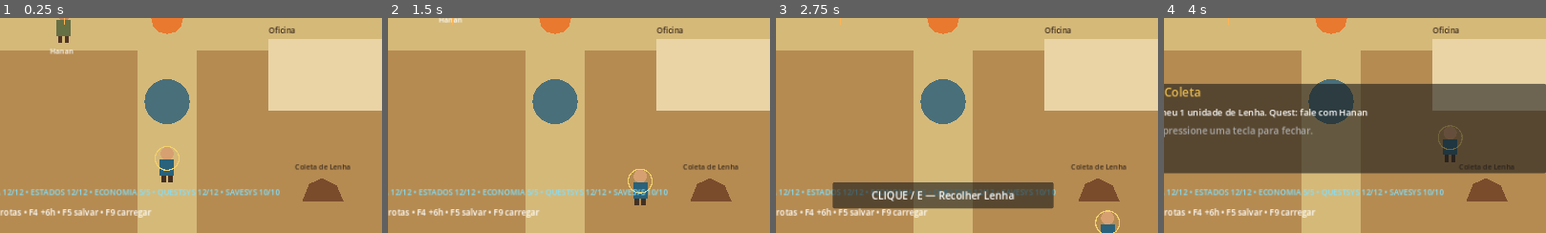
Above: before the commit, frames 1-4 (left to right).
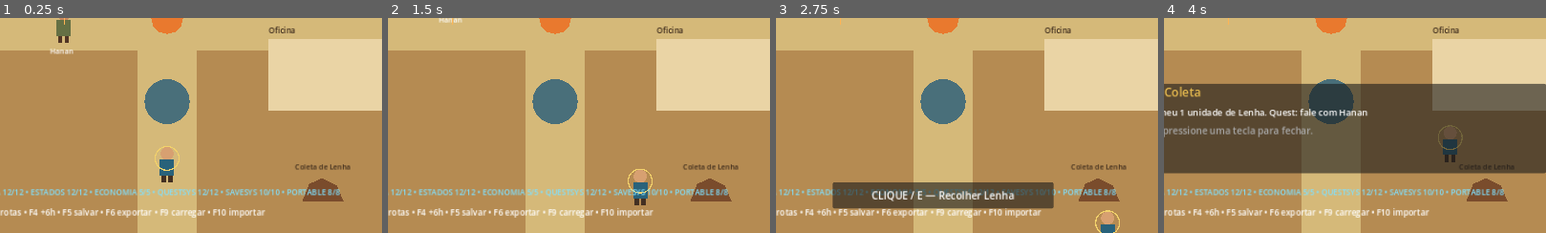
Above: after the commit, the same moments.

Repository: heitoribeiro/cronicas-da-promessa-web
Game: Godot game, scene res://scenes/main.tscn
Same seed, same stepped clock (60 frames per second), same inputs: the game is played once before the commit and once after it.
Inputs (mouse positions are % of the whole screen's width and height, from its top left):
- Up to frame 1 (0.25 s): no input
- Up to frame 2 (1.5 s): tap Enter at 0.5 s; move the mouse to (72, 45) at 0.52 s; hold D 0.53-1.28 s; tap E at 0.6, 1.35 s; click (72, 45) at 0.67 s; move the mouse to (30, 55) at 1.27 s; hold S from 1.28 s (still down)
- Up to frame 3 (2.75 s): move the mouse to (60, 28) at 2.02 s; release S at 2.03 s; hold D from 2.03 s (still down); tap E at 2.1 s
- Up to frame 4 (4 s): move the mouse to (45, 70) at 2.77 s; release D at 2.78 s; hold W 2.78-3.53 s; tap E at 2.85, 3.6 s; click (45, 70) at 2.92 s; move the mouse to (80, 65) at 3.52 s; hold A from 3.53 s (still down)
The pictures show only the part of the screen within x 28-78%, y 50-100%; the shares and areas given below are measured in that part.

The runs differ from the first frame. In frame 1, 1.1% of the frame differs, in the area x 29-89%, y 79-93%; in frame 2, 1.1%; in frame 3, 1.1%; in frame 4, 1.1%.

Commit message:
feat: add portable save export import with integrity validation

Diff:
--- a/summer-prototype/scripts/main.gd
+++ b/summer-prototype/scripts/main.gd
@@ -27,17 +27,24 @@
 var economy_self_test_summary := "ECONOMIA: aguardando autoteste"
 var quest_self_test_summary := "QUEST: aguardando autoteste"
 var save_self_test_summary := "SAVE: aguardando autoteste"
+var portable_self_test_summary := "PORTABLE: aguardando autoteste"
 var clock_label: Label
 var routine_label: Label
 var resource_label: Label
 var inventory_label: Label
 var quest_label: Label
 var save_status_label: Label
+var export_dialog: FileDialog
+var import_dialog: FileDialog
 var active_interaction_target := ""
 var active_dialogue_npc: PrototypeNPC
 
 const MANUAL_SAVE_PATH := "user://cronicas_promessa_manual_save.json"
 const AUTOSAVE_PATH := "user://cronicas_promessa_autosave.json"
+const PORTABLE_SAVE_FORMAT := "cronicas-da-promessa-save"
+const PORTABLE_FORMAT_VERSION := 1
+const PORTABLE_EXTENSION := ".cdpsave"
+const PORTABLE_DEFAULT_FILENAME := "cronicas-da-promessa.cdpsave"
 const RESOURCE_CAP := 20
 const PLAYER_RESOURCE_CAP := 8
 const WELL_POSITION := Vector2(640, 500)
@@ -95,7 +102,9 @@
 	_run_economy_self_tests()
 	_run_player_quest_self_tests()
 	_run_save_self_tests()
+	_run_portable_self_tests()
 	_build_ui()
+	_setup_transfer_dialogs()
 	_spawn_player()
 	_spawn_hanan()
 	_spawn_additional_npcs()
@@ -167,8 +176,16 @@
 			_save_game("manual", MANUAL_SAVE_PATH)
 			get_viewport().set_input_as_handled()
 			return
+		if key_event.pressed and not key_event.echo and key_event.keycode == KEY_F6:
+			_open_export_dialog()
+			get_viewport().set_input_as_handled()
+			return
 		if key_event.pressed and not key_event.echo and key_event.keycode == KEY_F9:
 			_load_game(MANUAL_SAVE_PATH, "manual")
+			get_viewport().set_input_as_handled()
+			return
+		if key_event.pressed and not key_event.echo and key_event.keycode == KEY_F10:
+			_open_import_dialog()
 			get_viewport().set_input_as_handled()
 			return
 		if key_event.pressed and not key_event.echo and key_event.keycode == KEY_E:
@@ -812,9 +829,7 @@
 	return true
 
 func _apply_save_payload(payload: Dictionary) -> bool:
-	if int(payload.get("version", 0)) != 1:
-		return false
-	if not payload.has("player_inventory") or not payload.has("camp_resources"):
+	if not _is_save_payload_compatible(payload):
 		return false
 
 	game_minutes = float(payload.get("game_minutes", game_minutes))
@@ -890,6 +905,176 @@
 	save_self_test_summary = "SAVESYS %d/%d" % [passed, checks.size()]
 	print("[SAVETEST] ", save_self_test_summary)
 
+func _setup_transfer_dialogs() -> void:
+	export_dialog = FileDialog.new()
+	export_dialog.title = "Exportar save portátil"
+	export_dialog.file_mode = FileDialog.FILE_MODE_SAVE_FILE
+	export_dialog.access = FileDialog.ACCESS_FILESYSTEM
+	export_dialog.filters = PackedStringArray(["*%s ; Crônicas da Promessa Save" % PORTABLE_EXTENSION])
+	export_dialog.current_file = PORTABLE_DEFAULT_FILENAME
+	export_dialog.file_selected.connect(_on_export_file_selected)
+	add_child(export_dialog)
+
+	import_dialog = FileDialog.new()
+	import_dialog.title = "Importar save portátil"
+	import_dialog.file_mode = FileDialog.FILE_MODE_OPEN_FILE
+	import_dialog.access = FileDialog.ACCESS_FILESYSTEM
+	import_dialog.filters = PackedStringArray(["*%s ; Crônicas da Promessa Save" % PORTABLE_EXTENSION])
+	import_dialog.file_selected.connect(_on_import_file_selected)
+	add_child(import_dialog)
+
+func _open_export_dialog() -> void:
+	if export_dialog == null:
+		return
+	export_dialog.current_file = PORTABLE_DEFAULT_FILENAME
+	export_dialog.popup_centered_ratio(0.72)
+
+func _open_import_dialog() -> void:
+	if import_dialog == null:
+		return
+	import_dialog.popup_centered_ratio(0.72)
+
+func _on_export_file_selected(path: String) -> void:
+	_export_portable_save(path)
+
+func _on_import_file_selected(path: String) -> void:
+	_import_portable_save(path)
+
+func _build_portable_package(payload: Dictionary) -> Dictionary:
+	var payload_json := JSON.stringify(payload)
+	return {
+		"format": PORTABLE_SAVE_FORMAT,
+		"format_version": PORTABLE_FORMAT_VERSION,
+		"payload_json": payload_json,
+		"checksum": payload_json.sha256_text()
+	}
+
+func _validate_portable_package(package: Dictionary) -> Dictionary:
+	if String(package.get("format", "")) != PORTABLE_SAVE_FORMAT:
+		return {"ok": false, "error": "formato desconhecido"}
+	if int(package.get("format_version", 0)) != PORTABLE_FORMAT_VERSION:
+		return {"ok": false, "error": "versão portátil incompatível"}
+
+	var payload_json := String(package.get("payload_json", ""))
+	if payload_json.is_empty():
+		return {"ok": false, "error": "conteúdo ausente"}
+
+	var expected_checksum := String(package.get("checksum", ""))
+	if expected_checksum.is_empty() or payload_json.sha256_text() != expected_checksum:
+		return {"ok": false, "error": "integridade inválida"}
+
+	var parsed_payload = JSON.parse_string(payload_json)
+	if not (parsed_payload is Dictionary):
+		return {"ok": false, "error": "estado do jogo inválido"}
+
+	var payload: Dictionary = parsed_payload
+	if not _is_save_payload_compatible(payload):
+		return {"ok": false, "error": "save incompatível"}
+
+	return {"ok": true, "error": "", "payload": payload}
+
+func _is_save_payload_compatible(payload: Dictionary) -> bool:
+	if int(payload.get("version", 0)) != 1:
+		return false
+	if not payload.has("player_inventory") or not (payload.get("player_inventory") is Dictionary):
+		return false
+	if not payload.has("camp_resources") or not (payload.get("camp_resources") is Dictionary):
+		return false
+	if not payload.has("player_position") or not (payload.get("player_position") is Dictionary):
+		return false
+	return true
+
+func _export_portable_save(path: String) -> bool:
+	var export_path := path
+	if not export_path.to_lower().ends_with(PORTABLE_EXTENSION):
+		export_path += PORTABLE_EXTENSION
+
+	var package := _build_portable_package(_build_save_payload())
+	var file := FileAccess.open(export_path, FileAccess.WRITE)
+	if file == null:
+		_set_save_status("Falha ao exportar")
+		print("[PORTABLE] falha ao exportar • ", FileAccess.get_open_error(), " • ", export_path)
+		return false
+
+	file.store_string(JSON.stringify(package, "\t"))
+	file.close()
+	_set_save_status("Save exportado")
+	print("[PORTABLE] exportado • ", export_path)
+	return true
+
+func _import_portable_save(path: String) -> bool:
+	var file := FileAccess.open(path, FileAccess.READ)
+	if file == null:
+		_set_save_status("Falha ao importar")
+		print("[PORTABLE] falha ao abrir • ", FileAccess.get_open_error(), " • ", path)
+		return false
+
+	var parsed_package = JSON.parse_string(file.get_as_text())
+	file.close()
+	if not (parsed_package is Dictionary):
+		_set_save_status("Arquivo portátil inválido")
+		print("[PORTABLE] pacote JSON inválido • ", path)
+		return false
+
+	var validation := _validate_portable_package(parsed_package)
+	if not bool(validation.get("ok", false)):
+		var error_text := String(validation.get("error", "arquivo inválido"))
+		_set_save_status("Importação recusada: %s" % error_text)
+		print("[PORTABLE] importação recusada • ", error_text, " • ", path)
+		return false
+
+	var payload: Dictionary = validation.get("payload", {})
+	if not _apply_save_payload(payload):
+		_set_save_status("Importação recusada")
+		print("[PORTABLE] payload recusado após validação • ", path)
+		return false
+
+	# Após a validação completa, o estado importado passa a ser o save local atual.
+	_save_game("imported", MANUAL_SAVE_PATH)
+	_save_game("imported", AUTOSAVE_PATH)
+	_set_save_status("Save importado e aplicado")
+	print("[PORTABLE] importado • ", path)
+	return true
+
+func _run_portable_self_tests() -> void:
+	var sample := {
+		"version": 1,
+		"game_minutes": 480.0,
+		"player_position": {"x": 444.0, "y": 333.0},
+		"player_inventory": {"agua": 2, "lenha": 1, "materiais": 0, "refeicoes": 0},
+		"camp_resources": {"agua": 5, "lenha": 6, "materiais": 2, "refeicoes": 1},
+		"active_quest_id": FIRST_QUEST_ID,
+		"completed_quest_ids": {}
+	}
+	var package := _build_portable_package(sample)
+	var validation := _validate_portable_package(package)
+
+	var corrupted := package.duplicate(true)
+	corrupted["checksum"] = "checksum-invalido"
+	var corrupted_validation := _validate_portable_package(corrupted)
+
+	var wrong_format := package.duplicate(true)
+	wrong_format["format"] = "outro-jogo"
+	var wrong_format_validation := _validate_portable_package(wrong_format)
+
+	var checks: Array[bool] = [
+		String(package.get("format", "")) == PORTABLE_SAVE_FORMAT,
+		int(package.get("format_version", 0)) == PORTABLE_FORMAT_VERSION,
+		not String(package.get("payload_json", "")).is_empty(),
+		String(package.get("checksum", "")).length() == 64,
+		bool(validation.get("ok", false)),
+		validation.get("payload", {}) is Dictionary,
+		not bool(corrupted_validation.get("ok", true)),
+		not bool(wrong_format_validation.get("ok", true))
+	]
+
+	var passed := 0
+	for check in checks:
+		if check:
+			passed += 1
+	portable_self_test_summary = "PORTABLE %d/%d" % [passed, checks.size()]
+	print("[PORTABLETEST] ", portable_self_test_summary)
+
 func _build_navigation_grid() -> void:
 	navigation_grid.region = Rect2i(0, 0, int(ceil(1280.0 / NAV_CELL_SIZE)), int(ceil(720.0 / NAV_CELL_SIZE)))
 	navigation_grid.cell_size = Vector2(NAV_CELL_SIZE, NAV_CELL_SIZE)
@@ -1058,7 +1243,7 @@
 	add_child(canvas)
 
 	var instructions := Label.new()
-	instructions.text = "Clique: pathfinding • WASD/setas • E interagir • F3 rotas • F4 +6h • F5 salvar • F9 carregar"
+	instructions.text = "Clique: pathfinding • WASD/setas • E interagir • F3 rotas • F4 +6h • F5 salvar • F6 exportar • F9 carregar • F10 importar"
 	instructions.position = Vector2(24, 675)
 	instructions.add_theme_font_size_override("font_size", 14)
 	instructions.add_theme_color_override("font_color", Color.WHITE)
@@ -1111,7 +1296,7 @@
 	canvas.add_child(routine_label)
 
 	navigation_debug_label = Label.new()
-	navigation_debug_label.text = "%s • %s • %s • %s • %s • %s" % [navigation_self_test_summary, routine_self_test_summary, behavior_self_test_summary, economy_self_test_summary, quest_self_test_summary, save_self_test_summary]
+	navigation_debug_label.text = "%s • %s • %s • %s • %s • %s • %s" % [navigation_self_test_summary, routine_self_test_summary, behavior_self_test_summary, economy_self_test_summary, quest_self_test_summary, save_self_test_summary, portable_self_test_summary]
 	navigation_debug_label.position = Vector2(24, 642)
 	navigation_debug_label.add_theme_font_size_override("font_size", 13)
 	navigation_debug_label.add_theme_color_override("font_color", Color("#7ee0ff"))
